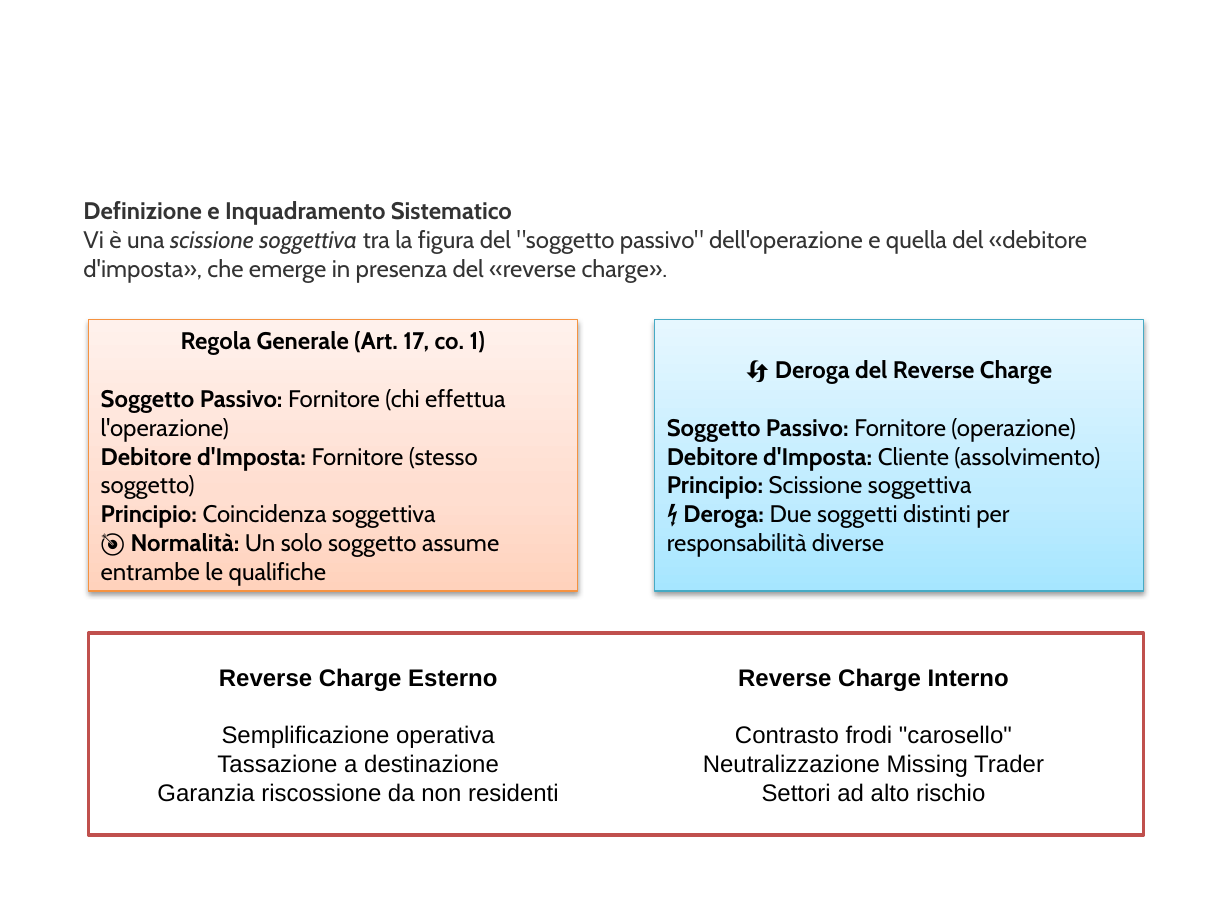
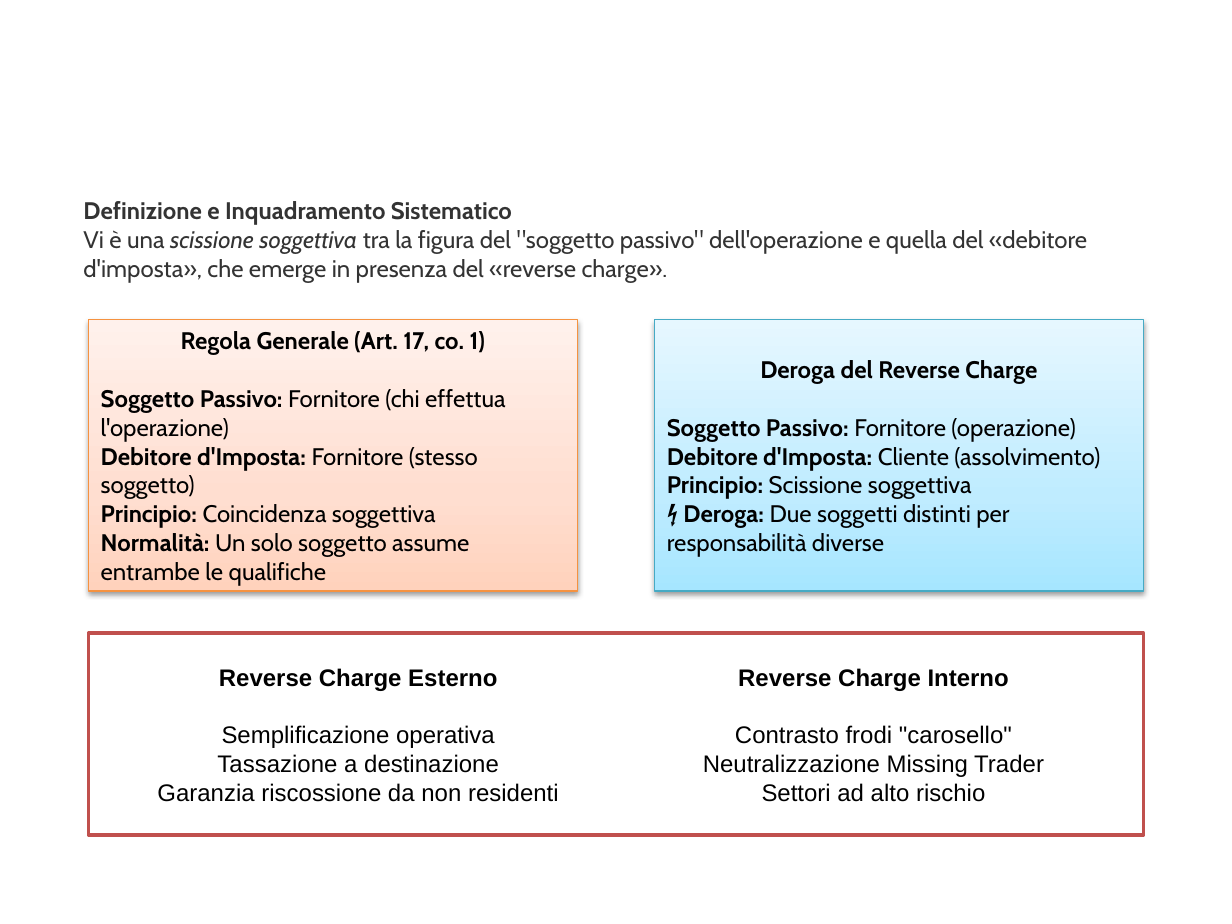
Before and after one commit to fragolab/MDT-lezioni, a slide deck: slide 22 of 2026-06-27/Meccanismo IVA 2026.pptx. Drawn at 1232x924 pixels with LibreOffice and Linux fonts; fonts in the diff are those of the drawing; background and template pictures are left out. Boxes give left, top, right and bottom in pixels: in the first picture for what was removed or moved away, otherwise in the second. Text is boxed around its words. In the diff, an @@ line names an element or a change of style, - is before the commit and + after.

```diff
--- a/2026-06-27/Meccanismo IVA 2026.pptx
+++ b/2026-06-27/Meccanismo IVA 2026.pptx
@@ text in rectangle at [760, 360, 1037, 384]: text changed @@
-🔄 Deroga del Reverse Charge
+Deroga del Reverse Charge
@@ text in rectangle at [101, 533, 469, 586]: text changed @@
-🎯 Normalità: Un solo soggetto assume entrambe le qualifiche
+Normalità: Un solo soggetto assume entrambe le qualifiche
```
Also in this commit, not shown: 2 other slides changed, 3 other files.
